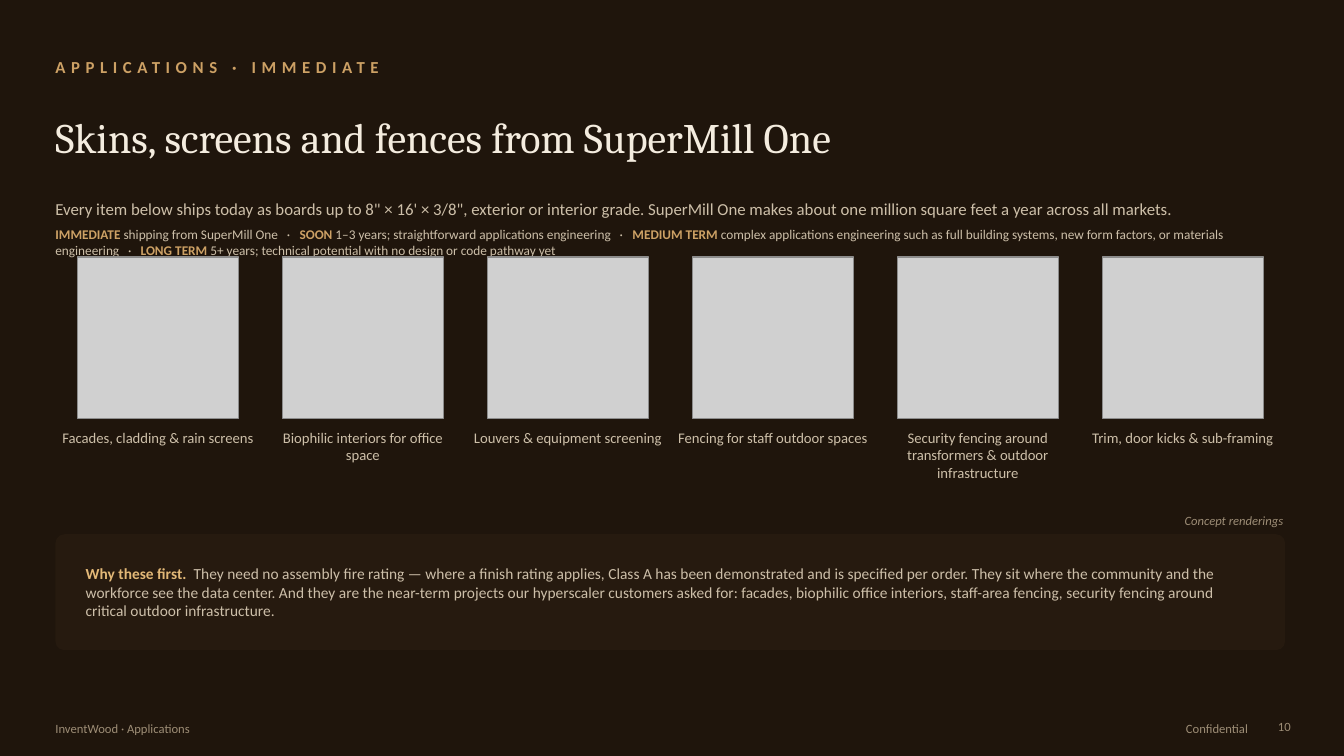
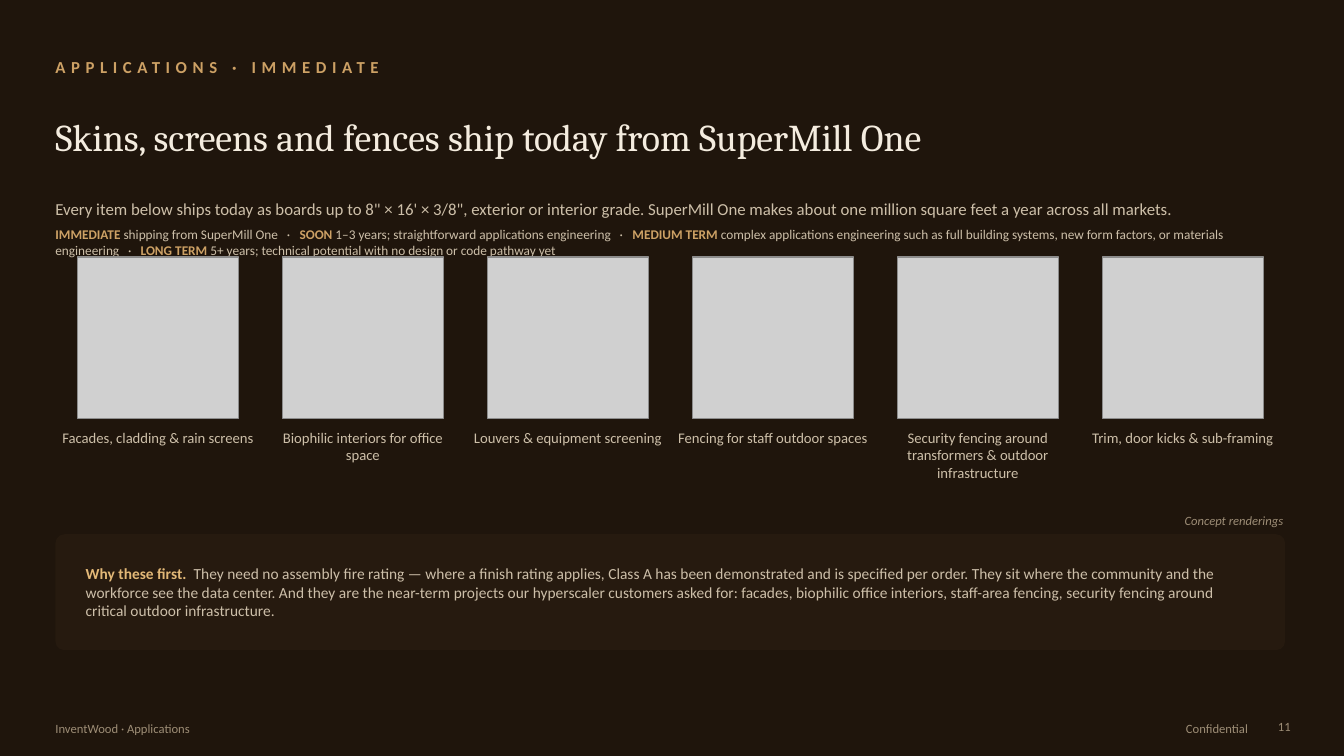
Before and after one commit to alau-hi/decks, a slide deck: slide 11 of superwood-datacenter-investor/SUPERWOOD-for-Data-Centers-Companion.pptx (slide 10 before the commit). Drawn at 1344x756 pixels with LibreOffice and Linux fonts; fonts in the diff are those of the drawing; grey boxes stand for pictures. Boxes give left, top, right and bottom in pixels: in the first picture for what was removed or moved away, otherwise in the second. Text is boxed around its words. In the diff, an @@ line names an element or a change of style, - is before the commit and + after.

```diff
--- a/superwood-datacenter-investor/SUPERWOOD-for-Data-Centers-Companion.pptx
+++ b/superwood-datacenter-investor/SUPERWOOD-for-Data-Centers-Companion.pptx
@@ text at (55,124,921,160): text changed; size 30 to 27 pt @@
-Skins, screens and fences from SuperMill One
+Skins, screens and fences ship today from SuperMill One
@@ page number at (1278,723,1291,731): text changed @@
-10
+11
```
Also in this commit, not shown: 14 other slides changed, 2 slides added, 6 other files.
